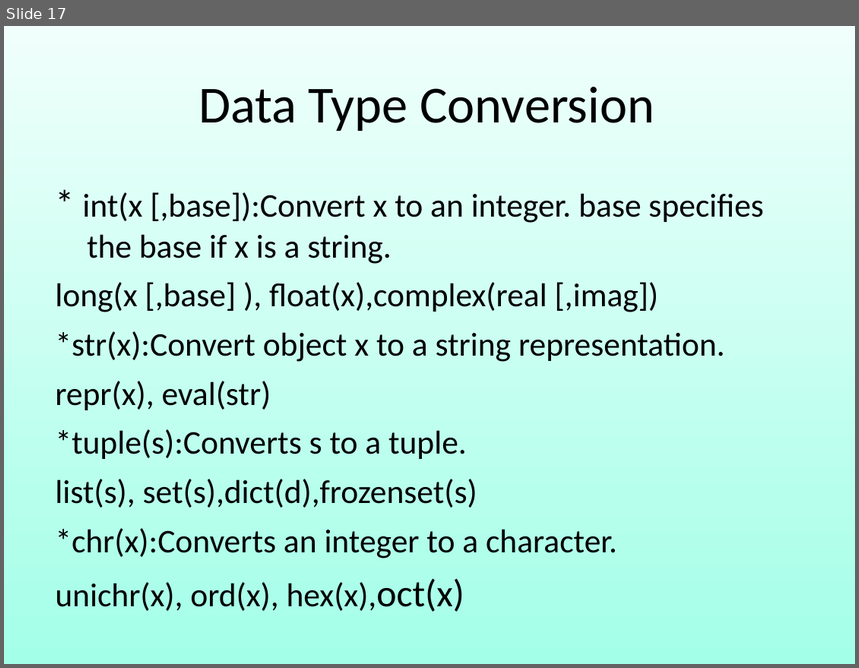
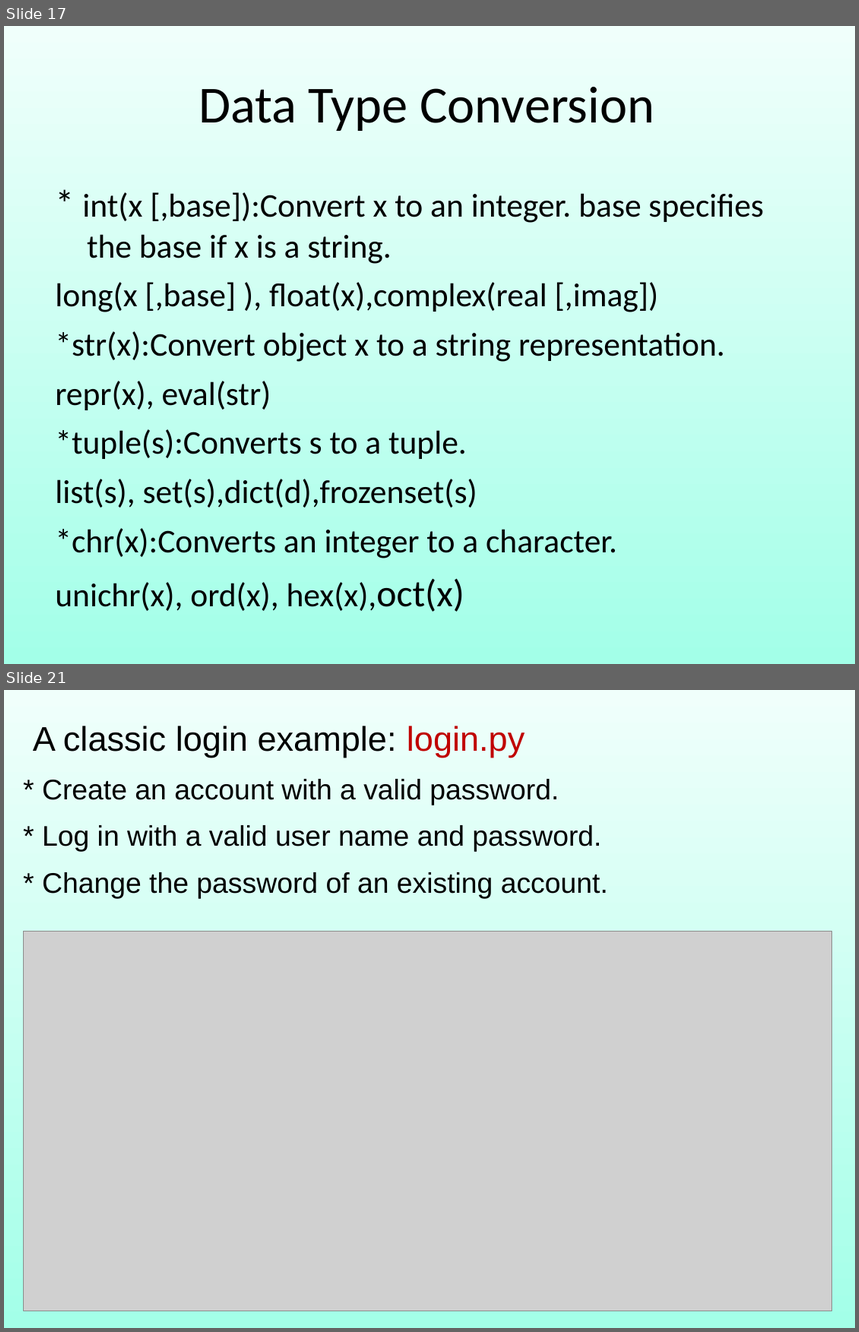
Before and after one commit to robin3795/Data, a slide deck: 2018_3.ppt. Shown one above the other, each under a label of ours: slide 17 before the commit, slides 17 and 21 after it; the slides between them are not shown. The pictures are 859x668 and 859x1332 pixels, drawn with LibreOffice and Linux fonts; fonts in the diff are those of the drawing; grey boxes stand for pictures. Boxes give left, top, right and bottom in pixels: in the first picture for what was removed or moved away, otherwise in the second. Text is boxed around its words. In the diff, an @@ line names an element or a change of style, - is before the commit and + after.

```diff
--- a/2018_3.ppt
+++ b/2018_3.ppt
@@ slide 21 added at (4, 690, 855, 1328), background gradient #F0FFFB to #A3FFE8 @@
@@ text added at (33, 726, 608, 899), 24 pt, text #000000 @@
+A classic login example: login.py
+* Create an account with a valid password.
+* Log in with a valid user name and password.
+* Change the password of an existing account.
@@ picture added at (24, 931, 832, 1310) @@
```
Also in this commit, not shown: 7 slides changed, 10 other slides added, 2 slides removed, 1 other file.
